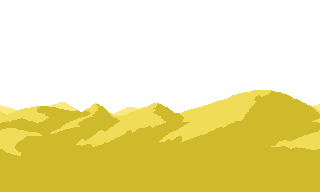
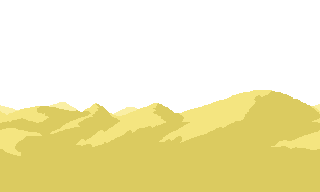
Before/after of a 320px x 192px layered artwork. What changed in the layer stack:
added layer "brume" (25%) above "dunes" over [0, 90, 320, 192]
